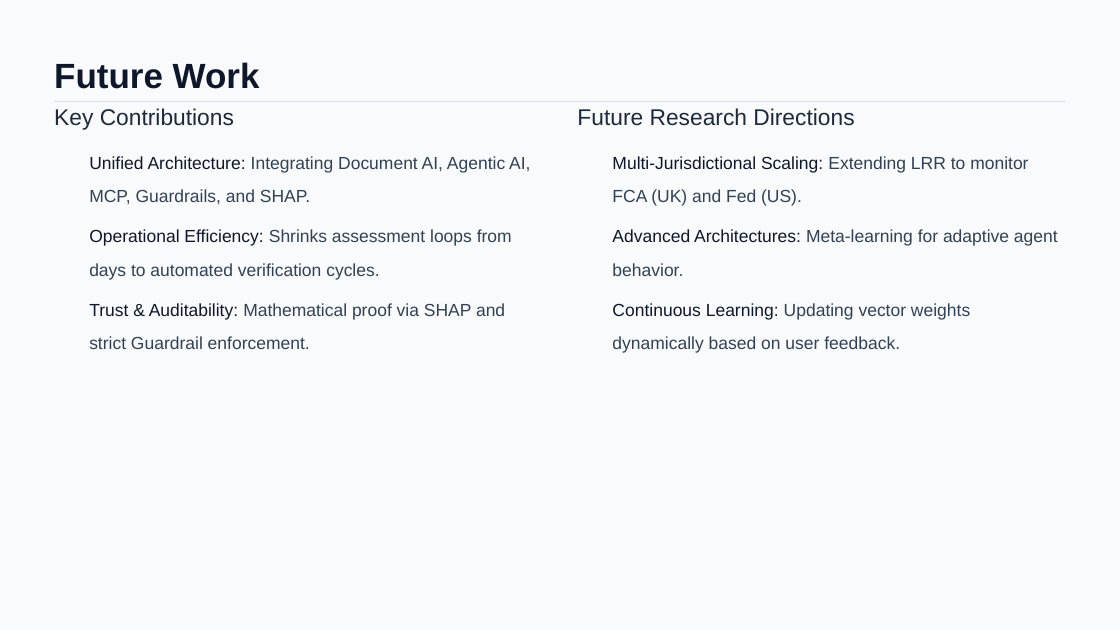
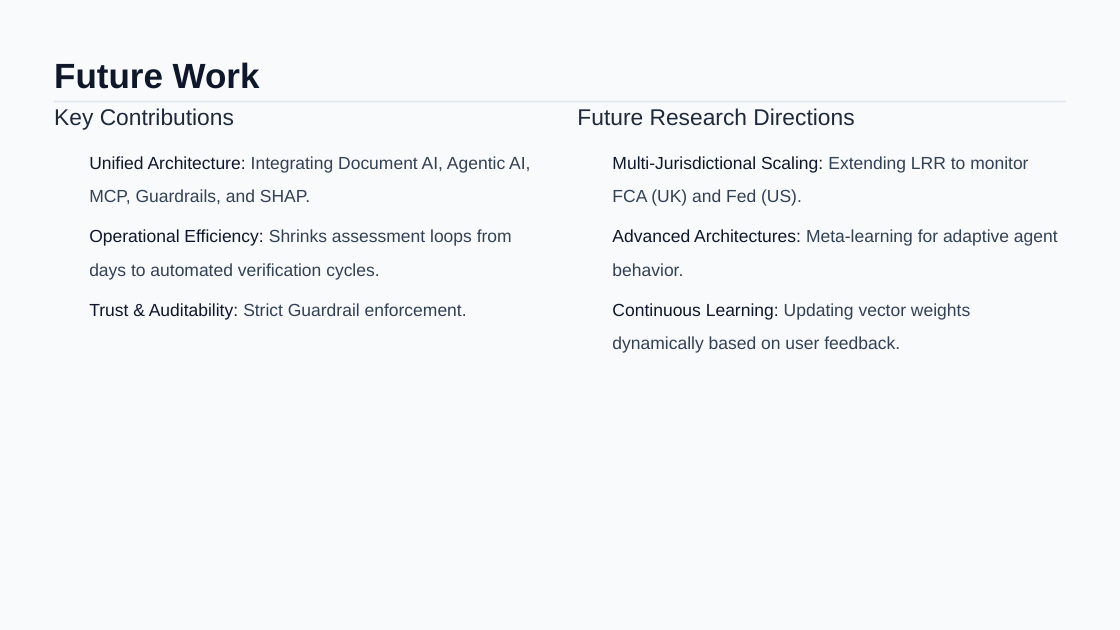
Before and after one commit to Sunilkattamuri/BlackBox-Regulatory-Gaurdian, a slide deck: slide 31 of 2024AA05522-Dissertation_Pesentation.pptx. Drawn at 1120x630 pixels with LibreOffice and Linux fonts; fonts in the diff are those of the drawing; background and template pictures are left out. Boxes give left, top, right and bottom in pixels: in the first picture for what was removed or moved away, otherwise in the second. Text is boxed around its words. In the diff, an @@ line names an element or a change of style, - is before the commit and + after.

```diff
--- a/2024AA05522-Dissertation_Pesentation.pptx
+++ b/2024AA05522-Dissertation_Pesentation.pptx
@@ text at (89,303,467,320): text changed @@
-Trust & Auditability: Mathematical proof via SHAP and strict Guardrail enforcement.
+Trust & Auditability: Strict Guardrail enforcement.
```
Also in this commit, not shown: 2 other slides changed, 18 other files.
